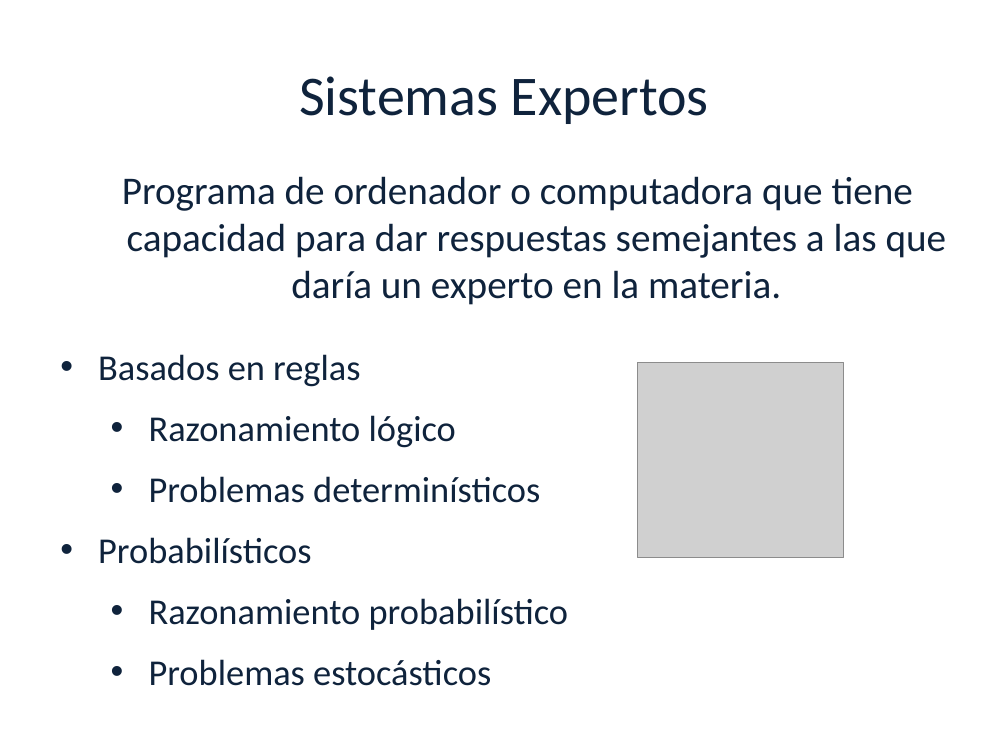
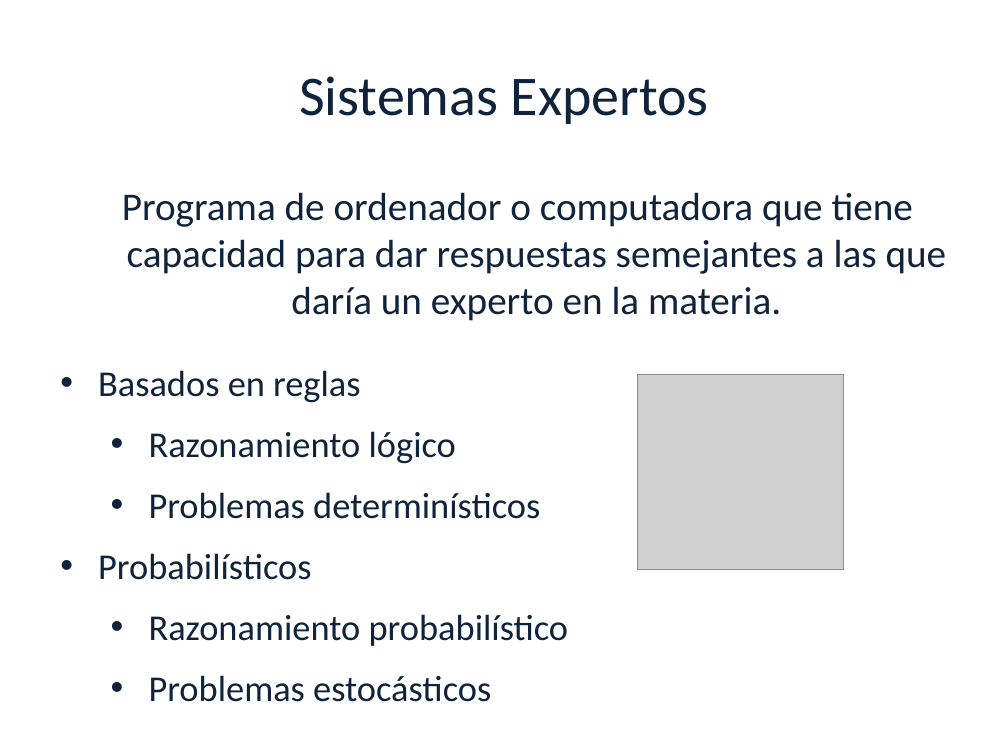
Before and after one commit to luciamasolaP/proyectofinal-informe, a slide deck: slide 12 of presentacion/Tesis.ppt. Drawn at 1008x756 pixels with LibreOffice and Linux fonts; fonts in the diff are those of the drawing; grey boxes stand for pictures; background and template pictures are left out. Boxes give left, top, right and bottom in pixels: in the first picture for what was removed or moved away, otherwise in the second. Text is boxed around its words. In the diff, an @@ line names an element or a change of style, - is before the commit and + after.

```diff
--- a/presentacion/Tesis.ppt
+++ b/presentacion/Tesis.ppt
@@ text "Programa de ordenador o computadora ...": place and size @@
-text "Programa de ordenador o computadora ..." at <box>122,176,947,305</box>
+text "Programa de ordenador o computadora ..." at <box>122,192,947,321</box>
@@ text "Basados en reglas": place and size @@
-text "Basados en reglas" at <box>98,354,569,686</box>
+text "Basados en reglas" at <box>98,370,569,702</box>
@@ picture: place and size @@
-picture at <box>638,362,844,557</box>
+picture at <box>638,374,844,570</box>
```
Also in this commit, not shown: 6 other slides changed.
